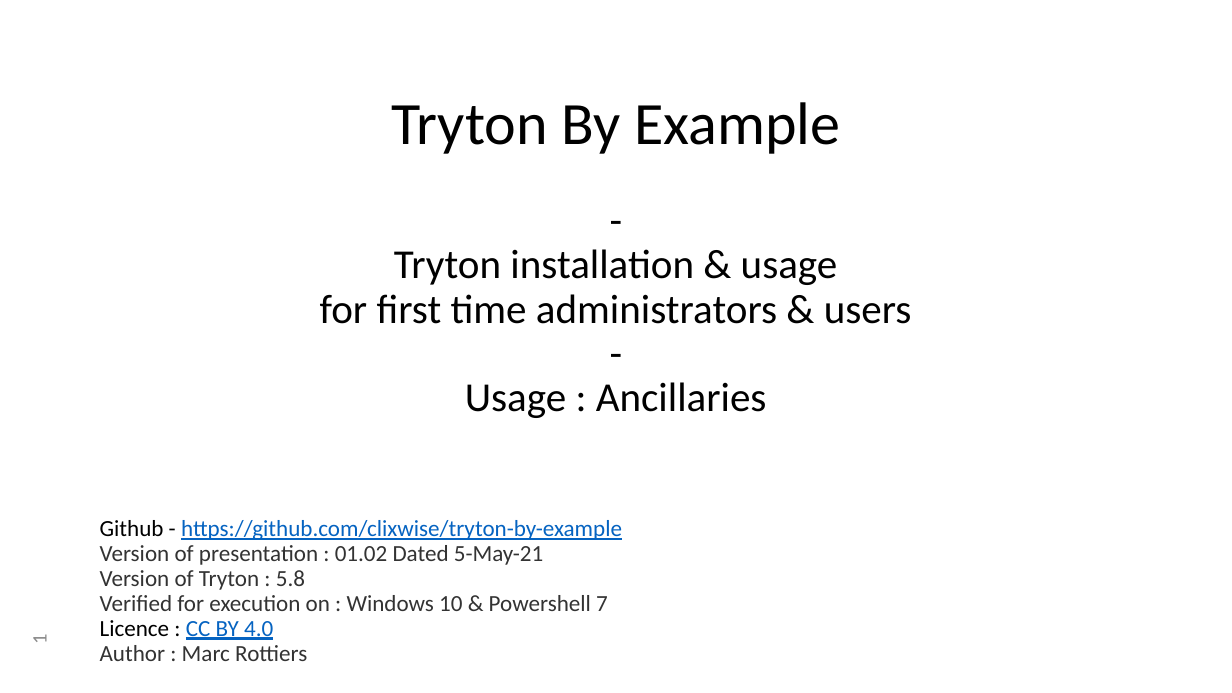
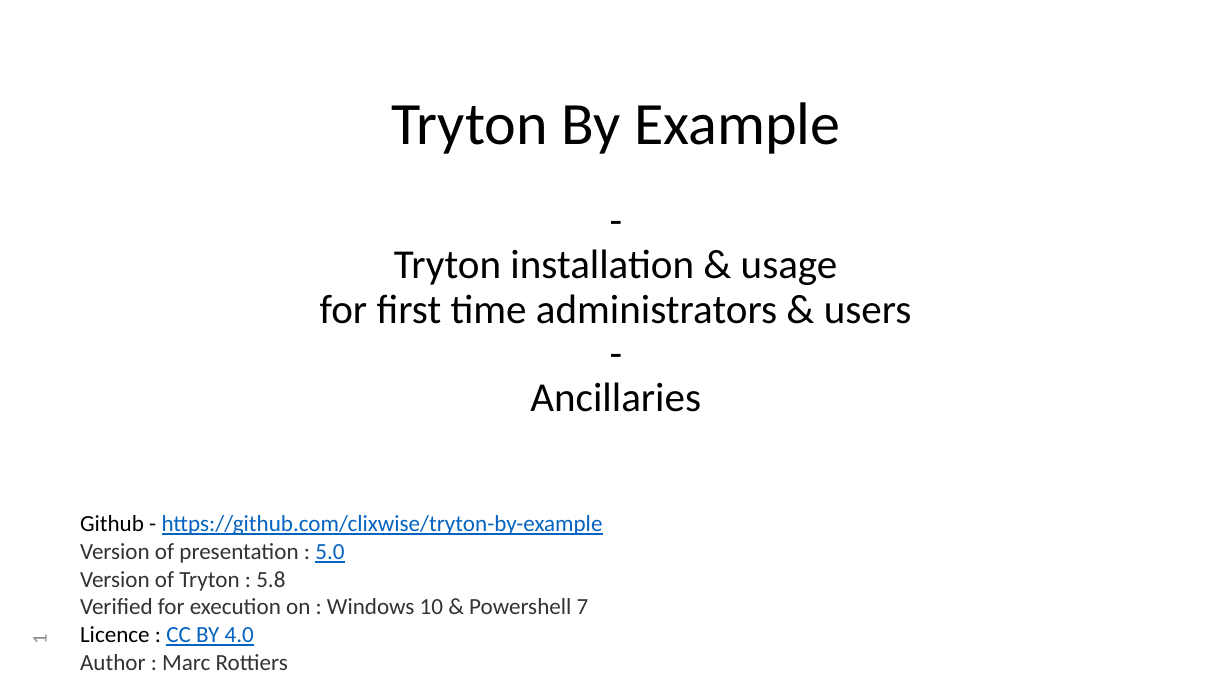
Before and after one commit to clixwise/tryton-by-example, a slide deck: slide 1 of Tryton 5.8 - Doc 80.01 - Ancillaries.pptx. Drawn at 1232x693 pixels with LibreOffice and Linux fonts; fonts in the diff are those of the drawing. Boxes give left, top, right and bottom in pixels: in the first picture for what was removed or moved away, otherwise in the second. Text is boxed around its words. In the diff, an @@ line names an element or a change of style, - is before the commit and + after.

```diff
--- a/Tryton 5.8 - Doc 80.01 - Ancillaries.pptx
+++ b/Tryton 5.8 - Doc 80.01 - Ancillaries.pptx
@@ title at <box>320,249,912,412</box>: text changed @@
--
-Tryton installation & usage
-for first time administrators & users
--
-Usage : Ancillaries
+-
+Tryton installation & usage
+for first time administrators & users
+-
+Ancillaries
@@ subtitle at <box>80,515,603,670</box>: text changed @@
-Github - https://github.com/clixwise/tryton-by-example
-Version of presentation : 01.02 Dated 5-May-21
-Version of Tryton : 5.8
-Verified for execution on : Windows 10 & Powershell 7
-Licence : CC BY 4.0
-Author : Marc Rottiers
+Github - https://github.com/clixwise/tryton-by-example
+Version of presentation : 5.0
+Version of Tryton : 5.8
+Verified for execution on : Windows 10 & Powershell 7
+Licence : CC BY 4.0
+Author : Marc Rottiers
```
Also in this commit, not shown: 7 other files.
